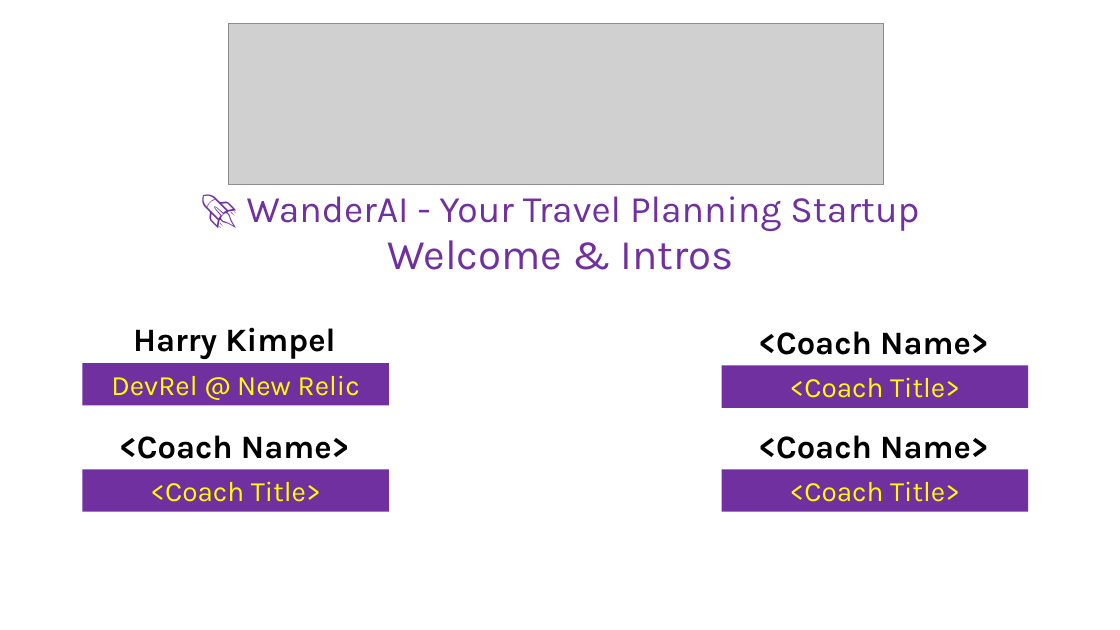
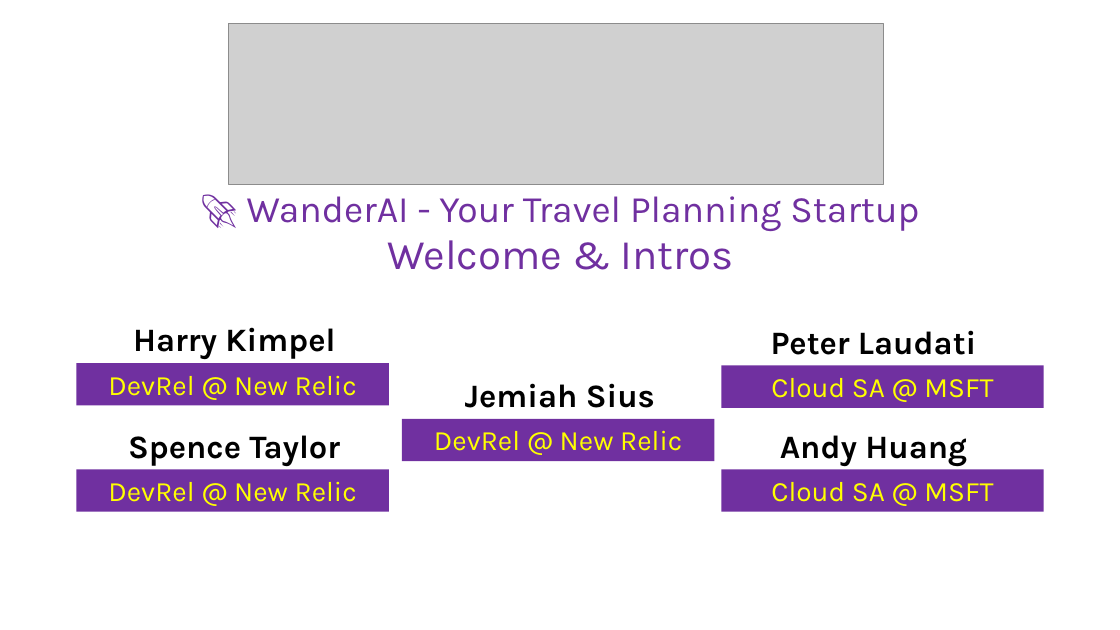
Before and after one commit to microsoft/WhatTheHack, a slide deck: slide 3 of 073-AgentFrameworkObservabilityWithNewRelic/Coach/Lectures.pptx. Drawn at 1120x630 pixels with LibreOffice and Linux fonts; fonts in the diff are those of the drawing; grey boxes stand for pictures; background and template pictures are left out. Boxes give left, top, right and bottom in pixels: in the first picture for what was removed or moved away, otherwise in the second. Text is boxed around its words. In the diff, an @@ line names an element or a change of style, - is before the commit and + after.

Commit message:
Updating Coach lecture ppt

```diff
--- a/073-AgentFrameworkObservabilityWithNewRelic/Coach/Lectures.pptx
+++ b/073-AgentFrameworkObservabilityWithNewRelic/Coach/Lectures.pptx
@@ text at box(771, 330, 976, 355): text changed @@
-<Coach Name>
+Peter Laudati
@@ rectangle "DevRel @ New Relic": place and size @@
-rectangle "DevRel @ New Relic" at box(82, 363, 389, 405)
+rectangle "DevRel @ New Relic" at box(76, 363, 389, 405)
@@ text added at box(465, 383, 655, 408), 28 pt, text #000000, bold @@
+Jemiah Sius
@@ rectangle "Cloud SA @ MSFT": place and size @@
-rectangle "Cloud SA @ MSFT" at box(722, 365, 1028, 408)
+rectangle "Cloud SA @ MSFT" at box(722, 365, 1044, 408)
@@ text in rectangle at box(771, 378, 993, 398): text changed @@
-<Coach Title>
+Cloud SA @ MSFT
@@ rectangle added at box(402, 419, 714, 461), fill #7030A0, 24 pt, text #FFFF00 @@
+DevRel @ New Relic
@@ text at box(128, 435, 340, 466): text changed @@
-<Coach Name>
+Spence Taylor
@@ text at box(780, 435, 967, 466): text changed @@
-<Coach Name>
+Andy Huang
@@ rectangle "DevRel @ New Relic": place and size @@
-rectangle "DevRel @ New Relic" at box(82, 470, 389, 512)
+rectangle "DevRel @ New Relic" at box(76, 470, 389, 512)
@@ rectangle "Cloud SA @ MSFT": place and size @@
-rectangle "Cloud SA @ MSFT" at box(722, 470, 1028, 512)
+rectangle "Cloud SA @ MSFT" at box(722, 470, 1044, 512)
@@ text in rectangle at box(108, 482, 357, 502): text changed @@
-<Coach Title>
+DevRel @ New Relic
@@ text in rectangle at box(771, 482, 993, 502): text changed @@
-<Coach Title>
+Cloud SA @ MSFT
```
Also in this commit, not shown: 1 slide added.
